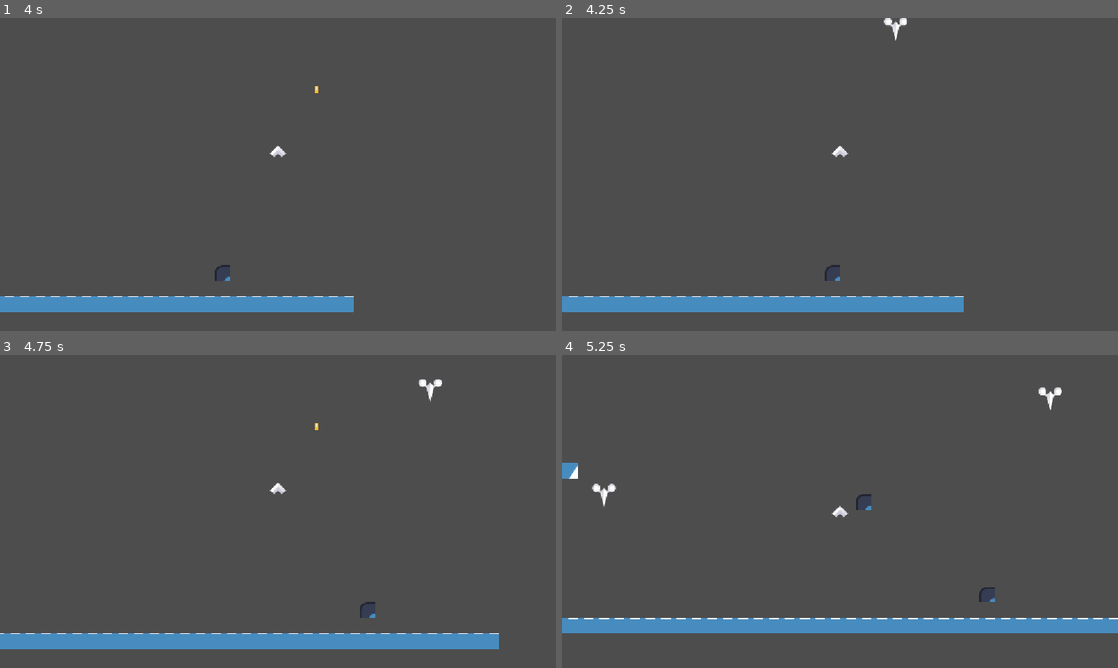
Above: before the commit, frames 1-4 (two rows, left to right).
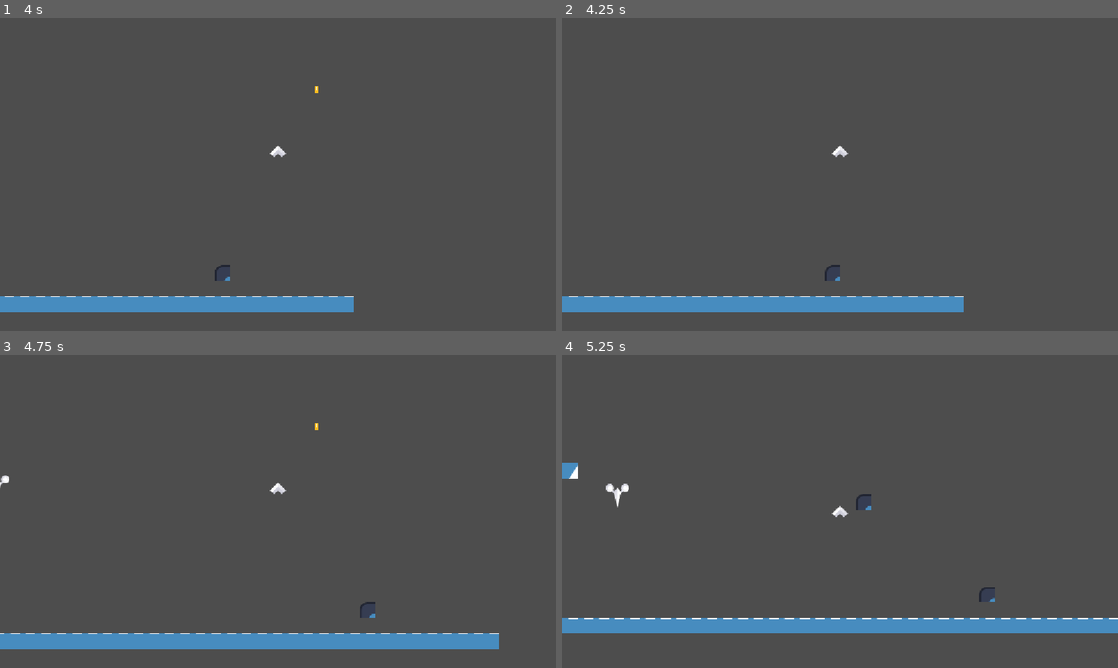
Above: after the commit, the same moments.

Repository: MudBoats/Industryvader
Game: Godot game, scene res://scenes/main_stage.tscn
Two runs of this game, one before a commit and one after it. Both use one fixed random seed, a clock stepped at 60 frames per second and the inputs below. The engine's default icon, where the game draws it, is replaced by a stand-in: a white triangle on a blue panel in a dark square.
Inputs (mouse positions are in pixels of both pictures, inside the frame that each line leads up to):
- Up to frame 1 (4 s): tap Enter (ui_accept) at 0.5, 0.77, 1.52, 2, 3.02, 3.77 s; move the mouse to (400, 158) at 0.52 s; hold Right (ui_right) 0.53-1.28 s; click (400, 158) at 0.67 s; move the mouse to (166, 190) at 1.27 s; hold Down (ui_down) 1.28-2.03 s; move the mouse to (333, 105) at 2.02 s; hold Right (ui_right) 2.03-2.78 s; move the mouse to (250, 237) at 2.77 s; hold Up (ui_up) 2.78-3.53 s; click (250, 237) at 2.92 s; move the mouse to (444, 221) at 3.52 s; hold Left (ui_left) from 3.53 s (still down)
- Up to frame 2 (4.25 s): keep holding Left (ui_left)
- Up to frame 3 (4.75 s): keep holding Left (ui_left); move the mouse to (111, 464) at 4.27 s; tap Enter (ui_accept) at 4.52 s
- Up to frame 4 (5.25 s): move the mouse to (867, 511) at 5.02 s; release Left (ui_left) at 5.03 s; hold Down (ui_down) from 5.03 s (still down); click (867, 511) at 5.17 s

Frame 1 is identical in both runs. In frame 2, 0.1% of the frame differs, in the area x 57-62%, y 0-8%; in frame 3, 0.2%; in frame 4, 0.3%, in the area x 5-90%, y 10-49%.

Commit message:
debag 1~4 by claude

Diff:
--- a/scenes/wands_enemy.tscn
+++ b/scenes/wands_enemy.tscn
@@ -16,5 +16,3 @@
 [node name="CollisionShape2D" type="CollisionShape2D" parent="." unique_id=1384318650]
 position = Vector2(0, -0.5)
 shape = SubResource("RectangleShape2D_baul3")
-
-[connection signal="area_entered" from="." to="." method="_on_area_entered"]
--- a/scripts/bullets/base_bullet.gd
+++ b/scripts/bullets/base_bullet.gd
@@ -16,12 +16,12 @@
 	position += direction.normalized() * speed * delta
 
 	# 高度上限のさらに上、または地下深くに行ったら自動消滅
-	if position.y < -3000.0 or position.y > 1000.0:
+	if position.y < GameState.get_max_view_height() or position.y > GameState.get_min_view_height():
 		queue_free()
 
 func _on_area_entered(area: Area2D) -> void:
 	# 敵（BaseEnemy）に当たった場合の共通処理
-	if area is BaseEnemy:
+	if area is base_enemy:
 		area.take_damage(damage)
 		pierce_count -= 1
 		if pierce_count <= 0:
--- a/scripts/bullets/my_normal_bullet.gd
+++ b/scripts/bullets/my_normal_bullet.gd
@@ -1,7 +1,6 @@
-extends Area2D
+extends base_bullet
 
 # 弾の移動速度（ピクセル/秒）
-@export var speed: float = 600.0
 
 func _physics_process(delta: float) -> void:
 	# 毎フレーム上方向に移動（2D座標系では上方向が Y マイナス）
--- a/scripts/game_state.gd
+++ b/scripts/game_state.gd
@@ -44,3 +44,8 @@
 	else:
 		# 境界から離れているときは分身を隠す
 		ghost_sprite.visible = false
+
+func get_max_view_height() -> float:
+	return TILE_SIZE*-(max_build_height+margin_top_tiles)
+func get_min_view_height() -> float:
+	return TILE_SIZE*(ground_y_tile+margin_bottom_tiles)
--- a/scripts/main_stage.gd
+++ b/scripts/main_stage.gd
@@ -16,7 +16,7 @@
 	var enemy = enemy_scene.instantiate()
 
 	# 画面の上端のランダムなX座標に配置
-	var spawn_x = randf_range(50.0, get_viewport_rect().size.x - 50.0)
-	enemy.position = Vector2(spawn_x,-(GameState.max_build_height+GameState.margin_top_tiles)*GameState.TILE_SIZE)
+	var spawn_x = randf_range(50.0, GameState.WORLD_WIDTH_PX)
+	enemy.position = Vector2(spawn_x,GameState.get_max_view_height())
 
 	add_child(enemy)
